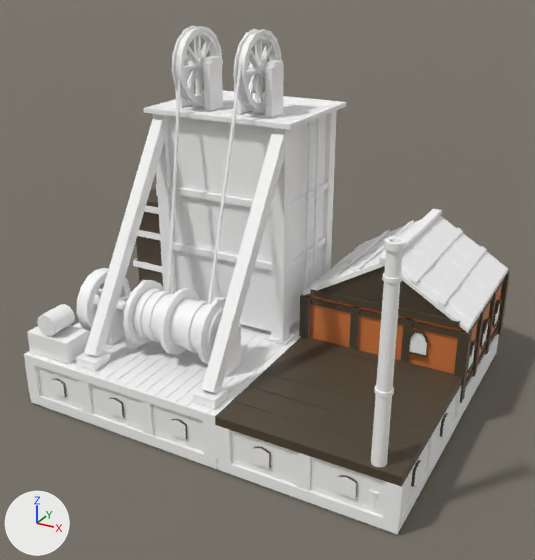
One commit to the Blender file src/DeepFrontier/Art/Source/DeepMine-ReferenceStudy.blend: the scene before it, then after it.
One viewpoint serves both versions: a 50 mm camera at (2.32, -14.01, 7.47) aimed at (-3.49, -3.44, 2.19). Arrows for +X, +Y and +Z are at lower left; the lights stay in place. The picture after the commit comes second.

The scene before the commit, as lines of its bpy script (objects in view):
```python
ob_deepmine_architecture = bpy.data.objects.new('DeepMine.Architecture', me_deepmine_architecture)
ob_deepmine_architecture.location = (0.0, 0.0, 0.0)
ob_flywheel = bpy.data.objects.new('Flywheel', me_flywheel)
ob_flywheel.location = (-6.2, -4.7, 1.68)
ob_sheavea = bpy.data.objects.new('SheaveA', me_sheavea)
ob_sheavea.location = (-3.9, -3.0, 5.72)
# also in view: 'SheaveB' at (-5.1, -3.0, 5.72); 'WindingDrum' at (-4.5, -4.7, 1.69); 'Plane' at (0.0, 0.0, -0.04)
```
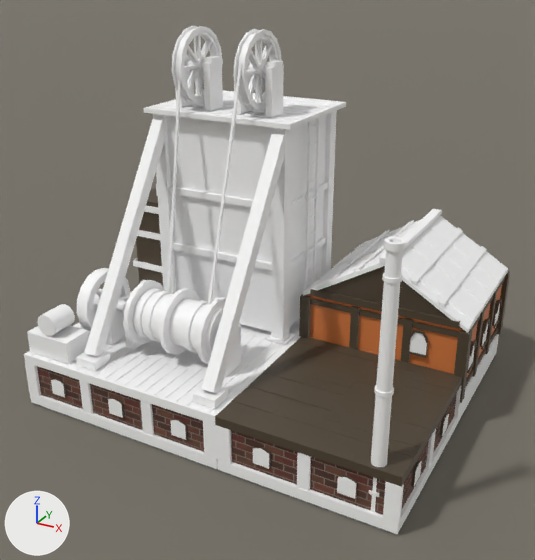
The change, as a list of edits to the scene's bpy script:
```text
Add img_dfindustrial06_basecolor_png:
    img_dfindustrial06_basecolor_png = load_image('DFIndustrial06.BaseColor.png', '../../AssetBundles/Resources/Materials/DeepFrontierIndustrial/DFIndustrial06.BaseColor.png', 512, 512, 'sRGB')
Add mat_referencebrick:
    mat_referencebrick = bpy.data.materials.new('ReferenceBrick')
    # colours: white #ffffff
    # uses the picture img_dfindustrial06_basecolor_png
Change me_deepmine_architecture:
    where me_deepmine_architecture.from_pydata(...)  # 4788 vertices, 2786 faces; spans x -7.01..0.04, y -6.0..0.14, z 0.0..5.91
    used by ob_deepmine_architecture; location = (0.0, 0.0, 0.0)
    me_deepmine_architecture part 1: 9 of the faces centred in x -5.0..-0.05, y -5.95..-3.05, z 0.2..0.84 switch from mat_plaster_white_ironteeth (its picture is missing) to mat_referencebrick
```

What differs and where, as boxes (x1, y1, x2, y2) in the pictures (535 x 560 px):
part 1 of me_deepmine_architecture, recoloured
    both: (37, 366, 457, 515)
